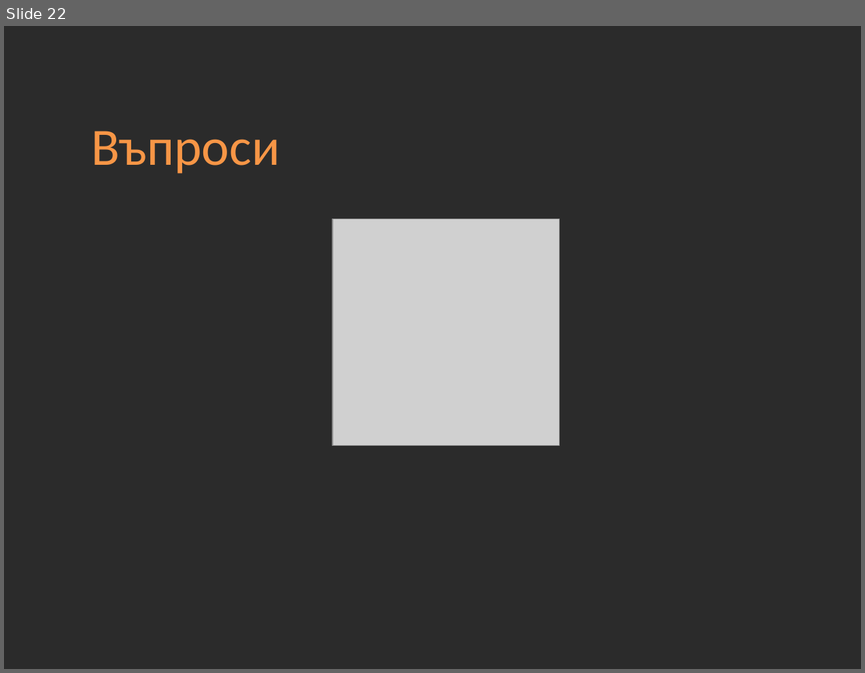
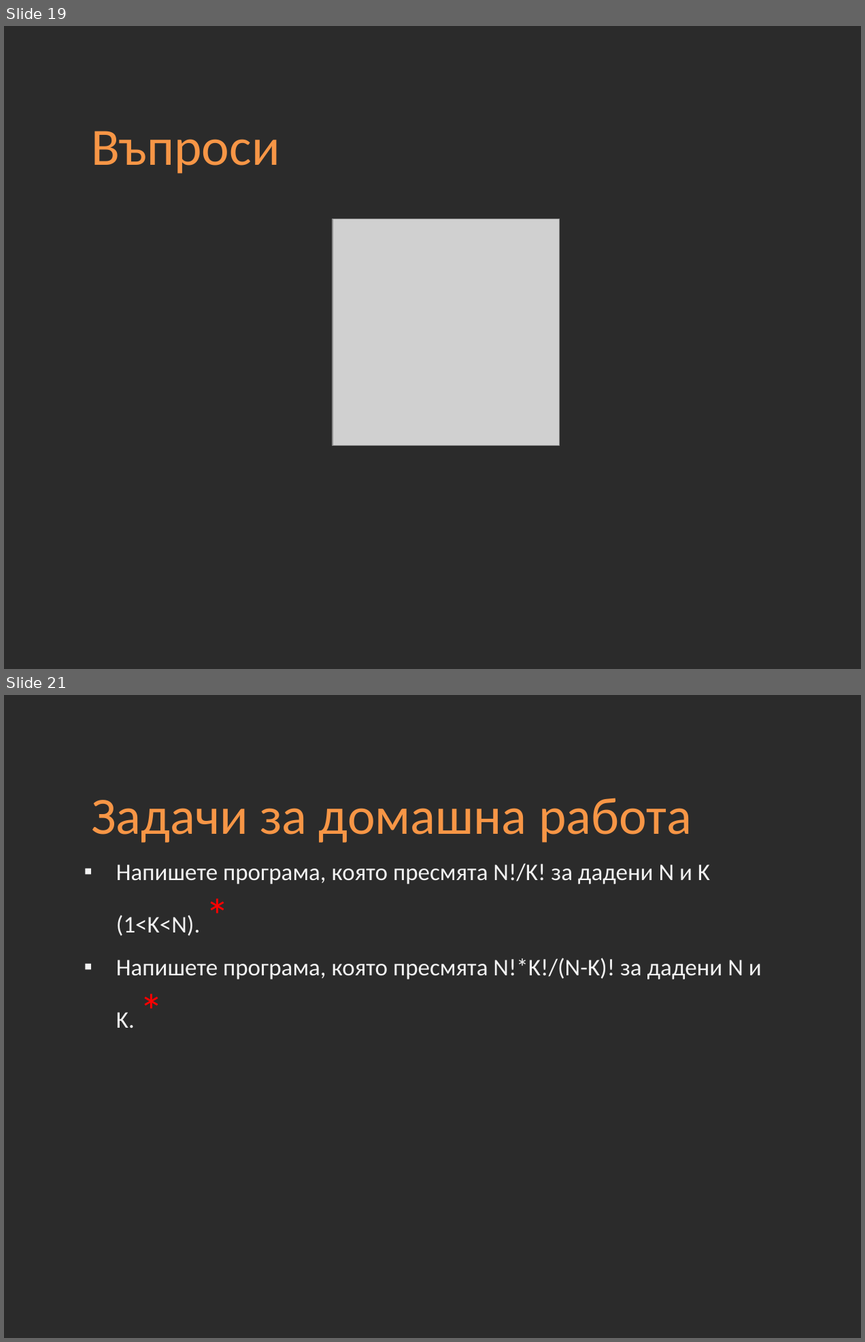
Before and after one commit to Academy-Soft-Intellect/Introduction-Into-Programming-Online, a slide deck: 05-Loops.pptx. Shown one above the other, each under a label of ours: slide 22 before the commit, slides 19 and 21 after it; the slides between them are not shown. The pictures are 865x673 and 865x1342 pixels, drawn with LibreOffice and Linux fonts; fonts in the diff are those of the drawing; grey boxes stand for pictures; background and template pictures are left out; a plain dark background stands for a picture behind light text. Boxes give left, top, right and bottom in pixels: in the first picture for what was removed or moved away, otherwise in the second. Text is boxed around its words. In the diff, an @@ line names an element or a change of style, - is before the commit and + after.

```diff
--- a/05-Loops.pptx
+++ b/05-Loops.pptx
@@ slide 21 added at <box>4,695,861,1338</box>, background picture (left out) @@
@@ title added at <box>91,798,691,843</box>, 44 pt, text #F79646 @@
+Задачи за домашна работа
@@ text added at <box>116,863,762,1028</box>, 20 pt, text #F2F2F2 @@
+▪ Напишете програма, която пресмята N!/K! за дадени N и K (1<K<N). *
+▪ Напишете програма, която пресмята N!*K!/(N-K)! за дадени N и K. *
@@ what was slide 22 is now slide 19 @@
```
Also in this commit, not shown: 1 slide changed, 3 slides removed.
